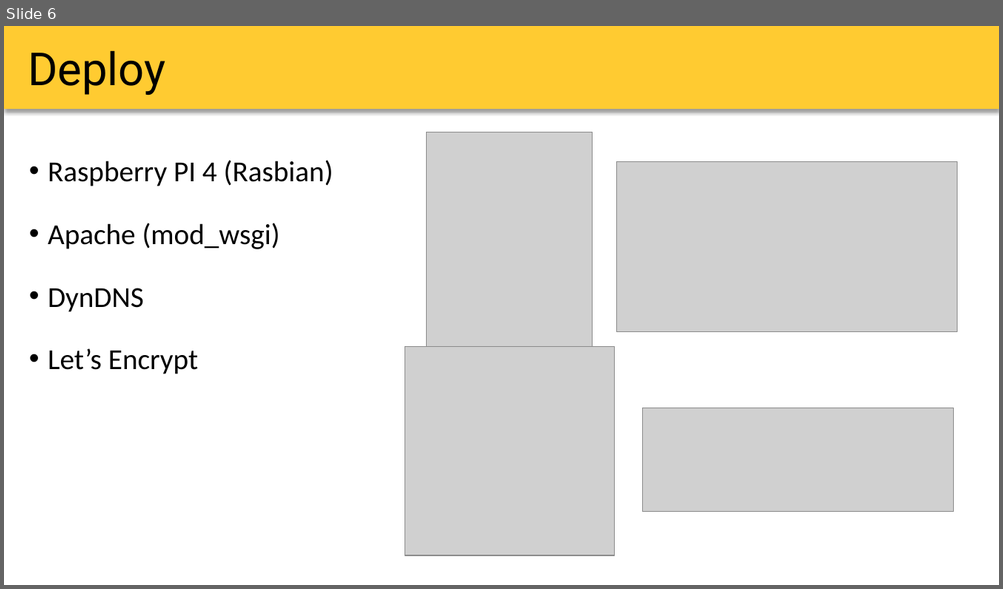
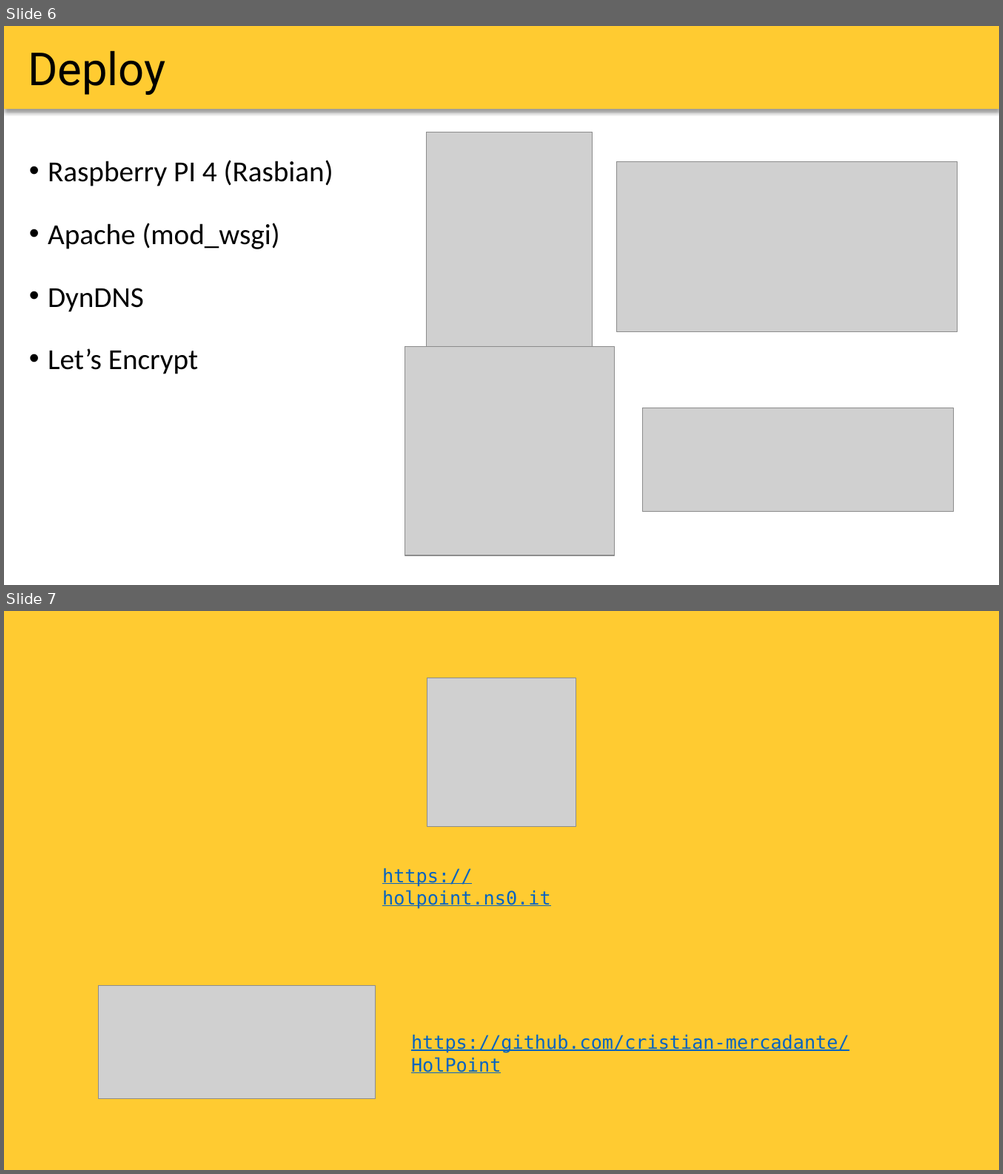
Before and after one commit to cristian-mercadante/HolPoint, a slide deck: presentazione/holpoint.pptx. Shown one above the other, each under a label of ours: slide 6 before the commit, slides 6 and 7 after it. The pictures are 1003x589 and 1003x1174 pixels, drawn with LibreOffice and Linux fonts; fonts in the diff are those of the drawing; grey boxes stand for pictures. Boxes give left, top, right and bottom in pixels: in the first picture for what was removed or moved away, otherwise in the second. Text is boxed around its words. In the diff, an @@ line names an element or a change of style, - is before the commit and + after.

Commit message:
Presentation update

```diff
--- a/presentazione/holpoint.pptx
+++ b/presentazione/holpoint.pptx
@@ slide 7 added at (4, 611, 999, 1170), background #FFCB31 @@
@@ picture added at (427, 678, 576, 827) @@
@@ text added at (382, 869, 551, 909), 18 pt, text #0563C1, underline @@
+https://holpoint.ns0.it
@@ picture added at (98, 985, 375, 1099) @@
@@ text added at (411, 1035, 849, 1073), 18 pt, text #0563C1, underline @@
+https://github.com/cristian-mercadante/HolPoint
```
Also in this commit, not shown: 19 other files.
